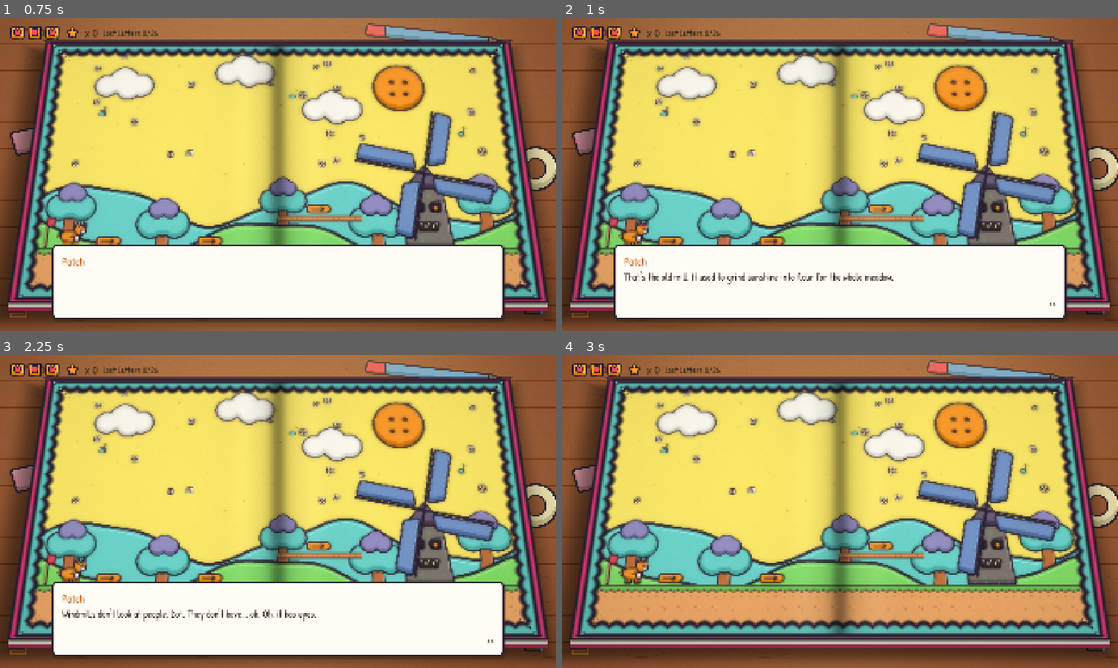
Above: before the commit, frames 1-4 (two rows, left to right).
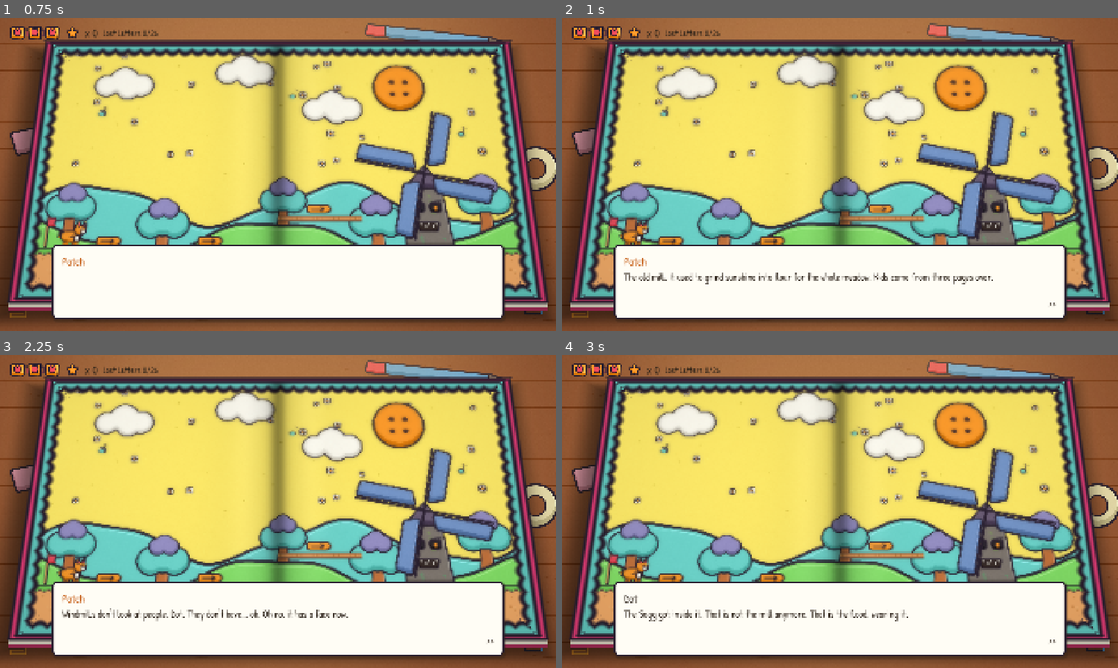
Above: after the commit, the same moments.

Repository: aharris291-hue/2ndsidescroller
Game: Godot game, scene res://scenes/levels/ch1_thistledown/millwheel_arena.tscn
Same seed, same stepped clock (60 frames per second), same inputs: the game is played once before the commit and once after it. This scene is started directly instead of the project's main scene.
Inputs (mouse positions are in pixels of both pictures, inside the frame that each line leads up to):
- Up to frame 1 (0.75 s): tap Enter (ui_accept) at 0.5 s; move the mouse to (400, 158) at 0.52 s; hold D (move_right) from 0.53 s (still down); hold J (attack) from 0.53 s (still down); click (400, 158) at 0.67 s
- Up to frame 2 (1 s): keep holding D (move_right); keep holding J (attack); tap Space (jump) at 0.77 s
- Up to frame 3 (2.25 s): release D (move_right) at 1.25 s; release J (attack) at 1.25 s; tap Enter (ui_accept) at 1.25, 2 s; drag from (166, 527) to (72, 555) at 1.27 s; move the mouse to (333, 442) at 2.02 s; hold D (move_right) from 2.03 s (still down); hold E (interact) from 2.03 s (still down)
- Up to frame 4 (3 s): release D (move_right) at 2.75 s; release E (interact) at 2.75 s; tap Enter (ui_accept) at 2.75 s; drag from (812, 574) to (584, 592) at 2.77 s

Frame 1 is identical in both runs. In frame 2, 0.9% of the frame differs, in the area x 12-78%, y 80-86%; in frame 3, 0.2%; in frame 4, 19%, in the area x 9-91%, y 72-97%.

Commit message:
Retune for ages 14+: sharper writing, tougher combat
- Rewrote the prologue, Chapter 1, interlude and Margin dialogue with drier
  humor and heavier stakes; Nell is now a teenager, and narrator captions
  match the new tone
- Soggies have 3 health and chase faster and farther; Millwheel blades and
  ink drips hit for 2; the Millwheel spins faster, jams for 4.5 s and drips
  more often; the flood rises faster
- The Ribbon Regatta is faster and allows 2 bumps

Co-Authored-By: Claude Opus 5.5 <noreply@anthropic.com>
Claude-Session: https://claude.ai/code/session_01RLJvChxJXFtXZQYtAWEzAU

Diff:
--- a/data/dialogue/ch1_thistledown.json
+++ b/data/dialogue/ch1_thistledown.json
@@ -2,51 +2,51 @@
 	"fluff_intro": [
 		{
 			"speaker": "shepherd_fluff",
-			"text": "Well, well. If it isn't young Patch. You've lost something, lad."
+			"text": "Patch. You look like a fox who left in a hurry and is hoping nobody noticed."
 		},
 		{
 			"speaker": "patch",
-			"text": "My tail? Oh, that. I lost it wrestling a thunderstorm. Two thunderstorms, actually. They were twins."
+			"text": "My tail? Lost it fighting a thunderstorm. Two, actually. Twins. Very rude."
 		},
 		{
 			"speaker": "shepherd_fluff",
-			"text": "Mm-hm. I was on the Weather Page that night, you know. I saw what I saw."
+			"text": "I was on the Weather Page that night. I saw which way you were running."
 		},
 		{
 			"speaker": "patch",
-			"text": "Ha! Ha. Anyway! Why is everything so... squelchy?"
+			"text": "...Right. So. Why is everything squelching?"
 		},
 		{
 			"speaker": "shepherd_fluff",
-			"text": "The Sogg. It's unfolding the meadow, one hill at a time. The windmills have stopped, and my flock is swelling up like sponges."
+			"text": "The Sogg. It soaks a page until the folds forget their shape, then it just... unmakes them. The windmills went first. My flock's swelling up like bath sponges."
 		},
 		{
 			"speaker": "shepherd_fluff",
-			"text": "Pull the tabs, lad. The book still remembers how it's meant to fold. Up ahead, the old platform tab should still work."
+			"text": "Pull the tabs. The paper still remembers how it's meant to stand, if somebody reminds it."
 		},
 		{
 			"speaker": "shepherd_fluff",
-			"text": "And if you're heading for the Windmill Hills... three of my flock wandered off up there. Soaked through and grumpy. Shoo them home for me?"
+			"text": "Three of my flock bolted up the Windmill Hills. Can't blame them. Bring them home?"
 		},
 		{
 			"speaker": "patch",
-			"text": "Herding sheep? For a legend like me? ...Fine. But I'm telling everyone it was dangerous."
+			"text": "Sheep retrieval. For a legend. Fine. But in the official story it was wolves."
 		}
 	],
 	"fluff_repeat": [
 		{
 			"speaker": "shepherd_fluff",
-			"text": "Mind the Soggies. A good swipe dries them right out."
+			"text": "Swipe the Soggies hard and they dry out. Hesitate and they'll wring you out instead."
 		},
 		{
 			"speaker": "shepherd_fluff",
-			"text": "And Patch? Whatever happened that night, nobody here thinks less of you."
+			"text": "And Patch? Running from a flood isn't the worst thing a fox can do. Pretending you didn't is a close second."
 		}
 	],
 	"dot_meet": [
 		{
 			"speaker": "dot",
-			"text": "Hello. I am Dot. I end sentences."
+			"text": "I am Dot. I end sentences."
 		},
 		{
 			"speaker": "patch",
@@ -54,11 +54,11 @@
 		},
 		{
 			"speaker": "dot",
-			"text": "Was. My sentence got smeared. Now I just float. Badly."
+			"text": "Was. My sentence got smeared in the flood. Now I just hang around. Unfinished."
 		},
 		{
 			"speaker": "patch",
-			"text": "Well, you're in luck! You've found the bravest fox in all of Foldwick."
+			"text": "Well, good news. You've found the bravest fox in Foldwick."
 		},
 		{
 			"speaker": "dot",
@@ -66,31 +66,31 @@
 		},
 		{
 			"speaker": "patch",
-			"text": "...Me. I meant me."
+			"text": "...Me. Obviously me."
 		},
 		{
 			"speaker": "dot",
-			"text": "Hm. Fine. I will come. Somebody has to end your sentences."
+			"text": "Hm. I will come along. Someone has to know when your stories are over."
 		}
 	],
 	"fluff_quest_progress": [
 		{
 			"speaker": "shepherd_fluff",
-			"text": "Any luck with my flock? They'll be up on the Windmill Hills, sulking somewhere high and damp."
+			"text": "No luck yet? They'll be somewhere high and miserable. Sheep sulk uphill."
 		}
 	],
 	"fluff_quest_done": [
 		{
 			"speaker": "shepherd_fluff",
-			"text": "All three home, and only a little mildewed! You've a kind heart under all that bragging, Patch."
+			"text": "All three home. Damp, furious, alive. You've a decent heart under all that noise, Patch."
 		},
 		{
 			"speaker": "patch",
-			"text": "It was nothing. Well. It was three things. Fluffy things."
+			"text": "It was nothing. It was three things. Three loud, wet things."
 		},
 		{
 			"speaker": "shepherd_fluff",
-			"text": "Here, take these Scraps. And lad? Whatever happened to your tail, it's still you walking about without it."
+			"text": "Take these Scraps. And lad, the tail's gone. You're still here. Start counting from that."
 		}
 	],
 	"windmill_hills_arrival": [
@@ -100,17 +100,17 @@
 		},
 		{
 			"speaker": "patch",
-			"text": "Because they're soggy. Everything's soggy. Even my jokes are soggy, and my jokes are excellent."
+			"text": "Because they're soggy. Everything's soggy. My jokes are soggy, and my jokes are load-bearing."
 		},
 		{
 			"speaker": "dot",
-			"text": "Debatable. Look for tabs."
+			"text": "Then this page is in danger. Find a tab."
 		}
 	],
 	"millwheel_arrival": [
 		{
 			"speaker": "patch",
-			"text": "That's the old mill. It used to grind sunshine into flour for the whole meadow."
+			"text": "The old mill. It used to grind sunshine into flour for the whole meadow. Kids came from three pages over."
 		},
 		{
 			"speaker": "dot",
@@ -118,7 +118,11 @@
 		},
 		{
 			"speaker": "patch",
-			"text": "Windmills don't look at people, Dot. They don't have... oh. Oh, it has eyes."
+			"text": "Windmills don't look at people, Dot. They don't have... oh. Oh no, it has a face now."
+		},
+		{
+			"speaker": "dot",
+			"text": "The Sogg got inside it. That is not the mill anymore. That is the flood, wearing it."
 		}
 	]
 }
--- a/data/dialogue/interludes.json
+++ b/data/dialogue/interludes.json
@@ -2,23 +2,27 @@
 	"interlude_1": [
 		{
 			"speaker": "dad",
-			"text": "There. Page one, dry. A bit wrinkly. Thistledown's pop-ups stand up again, mostly."
+			"text": "There. Page one's dry. Wrinkled, but the meadow pops up again. Mostly."
 		},
 		{
 			"speaker": "nell",
-			"text": "It's still ruined. The fox's tail is gone. Everything's taped."
+			"text": "The fox's tail is gone. Half the pages are stuck together. It's ruined, Dad."
 		},
 		{
 			"speaker": "gran",
-			"text": "Taped isn't ruined, pet. Your grandad's mug has three glue lines and it's my favourite."
+			"text": "Ruined is when you stop fixing it, love. Your grandad's mug has three glue lines and I'd fight anyone who tried to bin it."
 		},
 		{
 			"speaker": "nell",
-			"text": "...It's not the same."
+			"text": "It's not the same, though. Nothing's the same. The house isn't even ours anymore."
 		},
 		{
 			"speaker": "dad",
-			"text": "No. It isn't. I'll do the next page tomorrow, all the same."
+			"text": "...No. It isn't the same."
+		},
+		{
+			"speaker": "dad",
+			"text": "I'll do the next page tomorrow, all the same. You can help, if you want. Or just sit there and be angry. Both count."
 		}
 	]
 }
--- a/data/dialogue/margin.json
+++ b/data/dialogue/margin.json
@@ -1,7 +1,16 @@
 {
 	"margin_arrival": [
-		{"speaker": "patch", "text": "Whoa. Everything out here is ENORMOUS."},
-		{"speaker": "patch", "text": "That's the Great Light. And that... that's a roll of tape the size of a castle."},
-		{"speaker": "patch", "text": "If I could carry a strip of that back into the book... I could stick anything back together."}
+		{
+			"speaker": "patch",
+			"text": "Okay. Outside the book. Everything out here is ENORMOUS and none of it was in the brochure."
+		},
+		{
+			"speaker": "patch",
+			"text": "That's the Great Light. And that is a roll of tape the size of a castle."
+		},
+		{
+			"speaker": "patch",
+			"text": "If I could haul a strip of that back inside... I could stick anything back together. Maybe even me."
+		}
 	]
 }
--- a/data/dialogue/prologue.json
+++ b/data/dialogue/prologue.json
@@ -2,25 +2,37 @@
 	"prologue_intro": [
 		{
 			"speaker": "nell",
-			"text": "Dad? The water's coming under the door."
+			"text": "Dad. The water's under the door. Like, actually in the room."
 		},
 		{
 			"speaker": "dad",
-			"text": "Grab your coat, Nell. Just your coat. We have to go, right now."
+			"text": "Shoes, coat, phone. Nothing else, Nell. I mean it."
 		},
 		{
 			"speaker": "nell",
-			"text": "Wait! My book!"
+			"text": "The book's on the shelf. The one you made me. I'm not leaving it."
+		},
+		{
+			"speaker": "dad",
+			"text": "Nell, it's paper. We can't—"
+		},
+		{
+			"speaker": "nell",
+			"text": "Then I'll carry it, and you can carry the argument. Go."
 		}
 	],
 	"prologue_patch": [
 		{
 			"speaker": "patch",
-			"text": "Behold! Patch the Magnificent, hero of page one, finest tail in all of Foldwick!"
+			"text": "Behold! Patch the Magnificent. Hero of page one. Owner of the finest tail in Foldwick, possibly in literature."
 		},
 		{
 			"speaker": "patch",
-			"text": "...Why is the page wet? Why is the page MOVING?"
+			"text": "...Why is the page wet? Why is the page getting MORE wet?"
+		},
+		{
+			"speaker": "patch",
+			"text": "Okay. Okay. Heroes don't run. Heroes stride away very quickly."
 		}
 	]
 }
--- a/scenes/enemies/boss_millwheel.tscn
+++ b/scenes/enemies/boss_millwheel.tscn
@@ -44,6 +44,7 @@
 collision_mask = 0
 monitoring = false
 script = ExtResource("4_jyr75")
+damage = 2
 knockback = 700.0
 
 [node name="CollisionShape2D" type="CollisionShape2D" parent="Sails/Blade0" unique_id=210250286]
@@ -56,6 +57,7 @@
 collision_mask = 0
 monitoring = false
 script = ExtResource("4_jyr75")
+damage = 2
 knockback = 700.0
 
 [node name="CollisionShape2D" type="CollisionShape2D" parent="Sails/Blade1" unique_id=1995026864]
@@ -68,6 +70,7 @@
 collision_mask = 0
 monitoring = false
 script = ExtResource("4_jyr75")
+damage = 2
 knockback = 700.0
 
 [node name="CollisionShape2D" type="CollisionShape2D" parent="Sails/Blade2" unique_id=1987040369]
@@ -80,6 +83,7 @@
 collision_mask = 0
 monitoring = false
 script = ExtResource("4_jyr75")
+damage = 2
 knockback = 700.0
 
 [node name="CollisionShape2D" type="CollisionShape2D" parent="Sails/Blade3" unique_id=197368983]
--- a/scenes/enemies/ink_drip.tscn
+++ b/scenes/enemies/ink_drip.tscn
@@ -11,6 +11,7 @@
 collision_mask = 0
 monitoring = false
 script = ExtResource("1_svvb6")
+damage = 2
 knockback = 300.0
 
 [node name="Sprite2D" type="Sprite2D" parent="." unique_id=2062909896]
--- a/scenes/enemies/soggy.tscn
+++ b/scenes/enemies/soggy.tscn
@@ -46,7 +46,7 @@
 
 [node name="HealthComponent" type="Node" parent="." unique_id=1095710739]
 script = ExtResource("5_og018")
-max_health = 2
+max_health = 3
 invulnerability_time = 0.25
 
 [node name="LedgeCheck" type="RayCast2D" parent="." unique_id=1432795450]
--- a/scenes/levels/ch1_thistledown/thistledown_page_01.tscn
+++ b/scenes/levels/ch1_thistledown/thistledown_page_01.tscn
@@ -27,7 +27,7 @@
 [node name="ThistledownPage01" type="Node2D" unique_id=1296580335]
 script = ExtResource("1_si3jy")
 page_title = "Thistledown Meadow"
-opening_caption = "In Thistledown Meadow, the windmills had stopped turning. Something soggy was creeping over the hills."
+opening_caption = "In Thistledown Meadow the windmills had stopped, and something heavy and wet was walking over the hills."
 music = ExtResource("2_qgsa6")
 bounds = Rect2(0, 0, 5120, 1088)
 
--- a/scenes/levels/ch1_thistledown/thistledown_page_02.tscn
+++ b/scenes/levels/ch1_thistledown/thistledown_page_02.tscn
@@ -39,7 +39,7 @@
 [node name="ThistledownPage02" type="Node2D" unique_id=964156676]
 script = ExtResource("1_s2oh5")
 page_title = "Windmill Hills"
-opening_caption = "On the Windmill Hills the sails hung still and heavy, and somewhere up there three sheep were sulking."
+opening_caption = "On the Windmill Hills the sails hung dead in the damp air. Somewhere up there, three sheep were refusing to be rescued."
 music = ExtResource("2_mu5ur")
 bounds = Rect2(0, 0, 5760, 1088)
 
--- a/scenes/levels/prologue/prologue_flood.tscn
+++ b/scenes/levels/prologue/prologue_flood.tscn
@@ -30,7 +30,7 @@
 [node name="PrologueFlood" type="Node2D" unique_id=963970258]
 script = ExtResource("1_38tsg")
 page_title = "The Title Page"
-opening_caption = "Patch the Magnificent was halfway through a very good boast when the page began to flood."
+opening_caption = "Patch the Magnificent was halfway through an excellent boast when the page began to drown."
 music = ExtResource("2_l8l1x")
 bounds = Rect2(0, 0, 1920, 3200)
 
@@ -90,7 +90,7 @@
 collision_layer = 0
 collision_mask = 2
 script = ExtResource("7_5ap6s")
-caption = "Patch made it off the page. Most of him did. His beautiful tail was gone."
+caption = "Patch made it off the page. Most of him did. He told himself he would go back for the rest."
 
 [node name="Actors" type="Node2D" parent="." unique_id=1423761784]
 
@@ -125,7 +125,7 @@
 collision_mask = 0
 monitoring = false
 script = ExtResource("15_sch5e")
-rise_speed = 34.0
+rise_speed = 44.0
 stop_y = 320.0
 knockback = 900.0
 
--- a/scripts/enemies/boss_millwheel.gd
+++ b/scripts/enemies/boss_millwheel.gd
@@ -19,9 +19,9 @@
 ## The fight starts when Patch walks into this area.
 @export var start_zone: Area2D
 ## Sail speed (radians/second) per phase, from full health down.
-@export var sail_speeds: Array[float] = [0.9, 1.3, 1.8]
-@export var jam_time := 6.0
-@export var drip_interval := 2.2
+@export var sail_speeds: Array[float] = [1.1, 1.6, 2.2]
+@export var jam_time := 4.5
+@export var drip_interval := 1.5
 @export var arena_left := 160.0
 @export var arena_right := 1180.0
 @export var floor_y := 896.0
--- a/scripts/enemies/soggy.gd
+++ b/scripts/enemies/soggy.gd
@@ -6,9 +6,9 @@
 
 const SCRAP_SCENE := preload("res://scenes/pickups/scrap.tscn")
 
-@export var patrol_speed := 110.0
-@export var chase_speed := 170.0
-@export var chase_range := 420.0
+@export var patrol_speed := 130.0
+@export var chase_speed := 235.0
+@export var chase_range := 540.0
 @export var gravity := 2000.0
 @export var scrap_drop := 2
 
--- a/scripts/minigames/boat_race.gd
+++ b/scripts/minigames/boat_race.gd
@@ -11,9 +11,9 @@
 @export var return_spawn: StringName = &"FromRace"
 @export var quest_id := "ribbon_regatta"
 @export var course_length := 11000.0
-@export var start_speed := 420.0
-@export var end_speed := 560.0
-@export var max_bumps := 3
+@export var start_speed := 470.0
+@export var end_speed := 640.0
+@export var max_bumps := 2
 @export var course_seed := 7
 @export var river_top := 340.0
 @export var river_bottom := 800.0
Not shown, changed: docs/ARCHITECTURE.md
